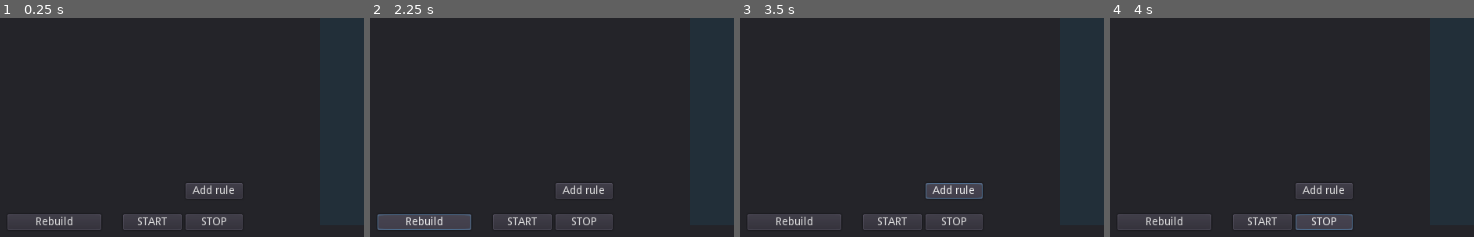
Above: before the commit, frames 1-4 (left to right).
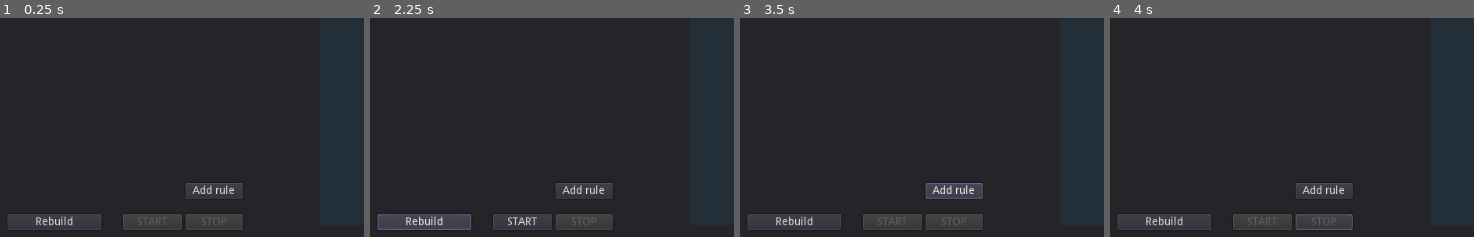
Above: after the commit, the same moments.

Repository: AndyGFX/AGFX_GD3_AntMovement_SIM
Game: Godot game, scene res://MAIN.tscn
The game is run twice, just before and just after one commit, with the same random seed, the same clock (stepped at 60 frames per second) and the same inputs.
Inputs (mouse positions are % of the whole screen's width and height, from its top left):
- Up to frame 1 (0.25 s): no input
- Up to frame 2 (2.25 s): click "Left" at 0.5 s; click "Right" at 1.25 s; click "Rebuild" at 2 s
- Up to frame 3 (3.5 s): click "Add rule" at 2.75 s
- Up to frame 4 (4 s): click (30, 97) at 3.5 s, where only the run before the commit has a clickable "STOP"
The pictures show only the part of the screen within x 0-50%, y 50-100%; the shares and areas given below are measured in that part.

The runs differ from the first frame. In frame 1, 0.3% of the frame differs, in the area x 37-63%, y 90-95%; in frame 2, 0.1%; in frame 3, 0.3%; in frame 4, 0.3%.

Commit message:
Prepare movement

Diff:
--- a/MAIN.gd
+++ b/MAIN.gd
@@ -2,38 +2,154 @@
 
 var itemList;
 var item_tmp = preload("res://Prefabs/ItemTemplate/RuleItem.tscn")
+var rules_loop = []
+var move_vector = Vector2(0,-1)
+
+var ant_pos = Vector2(128,128)
+var paint:Image
+var render:bool = false;
+var sim_step:int = 0
+
+enum eDirection { TO_LEFT = -1, STOP = 0,TO_RIGHT=1 }
 func _ready():
 
 	self.itemList = $Panel/ScrollContainer/ItemList
+	self.paint = Image.new()
+	self.paint.create(256,256,false,Image.FORMAT_RGBA8)
+
+	$"Panel-control/Button-START".disabled = true
+	$"Panel-control/Button-STOP".disabled = true
+
+	self.ResetSim()
 
 	pass
 
 func _process(delta):
+	if (self.render):
+		self.SimStep()
+		var itex = ImageTexture.new()
+		itex.create_from_image(self.paint,0)
+		$Panel/AntArena.set_texture(itex)
+
+
 	pass
 
+func RenameItems():
+	var id = 0
+	for item in get_node("Panel-control/ScrollContainer/ItemList").get_children():
+		item.name = "Item "+String(id)
+		id=id+1
+
+func TurnLeft():
+	var tmp = self.move_vector.x
+	self.move_vector.x = self.move_vector.y
+	self.move_vector.y = -tmp
+
+
+func TurnRight():
+	var tmp = self.move_vector.x
+	self.move_vector.x = -self.move_vector.y
+	self.move_vector.y = tmp
+	print(self.move_vector)
 
 func _on_ButtonBUILD_pressed():
 
+	self.RenameItems()
+
+	self.rules_loop.clear()
+
+	for id in range(0,get_node("Panel-control/ScrollContainer/ItemList").get_child_count()):
+		var item = get_node("Panel-control/ScrollContainer/ItemList/Item "+String(id))
+		var color = item.get_node("ColorPickerButton").get_pick_color()
+		var direction = eDirection.STOP
+		var dir_L = item.get_node("CheckBox-L").pressed
+		var dir_R = item.get_node("CheckBox-R").pressed
+
+		if (dir_L):
+			direction = eDirection.TO_LEFT
+		if (dir_R):
+			direction = eDirection.TO_RIGHT
+
+		var rule = {}
+		rule["Name"] = item.get_name()
+		rule["ID"] = id
+		rule["Color"] = color
+		rule["Direction"] = direction
+		rules_loop.append(rule)
+		print(rule)
+
+	$"Panel-control/Button-START".disabled = false
 	pass # Replace with function body.
 
 
 func _on_ButtonSTART_pressed():
+	self.ResetSim()
+	self.render = true
+	$"Panel-control/Button-START".disabled = true
+	$"Panel-control/Button-STOP".disabled = false
+	$"Panel-control/Button-BUILD".disabled = true
+	$"Panel-control/Button-ADD".disabled = true
 	pass # Replace with function body.
-
 
 func _on_ButtonADD_pressed():
 	var new_rule = item_tmp.instance()
 	var new_itemName = "RuleItem "+String(get_node("Panel-control/ScrollContainer/ItemList").get_child_count()-1)
 	new_rule.name = new_itemName
 	get_node("Panel-control/ScrollContainer/ItemList").add_child(new_rule)
-
-	var id = 0
-	for item in get_node("Panel-control/ScrollContainer/ItemList").get_children():
-		item.name = "Item "+String(id)
-		id=id+1
-
-	pass # Replace with function body.
+	RenameItems()
+	$"Panel-control/Button-START".disabled = true
+	$"Panel-control/Button-STOP".disabled = true
 
 
 func _on_ButtonSTOP_pressed():
+	$"Panel-control/Button-START".disabled = false
+	$"Panel-control/Button-STOP".disabled = true
+	$"Panel-control/Button-BUILD".disabled = false
+	$"Panel-control/Button-ADD".disabled = false
+	self.render = false
 	pass # Replace with function body.
+
+func ResetSim():
+	self.sim_step = 0
+	self.ant_pos = Vector2(128,128)
+	self.paint.lock()
+	for x in range(256):
+		for y in range(256):
+			self.paint.set_pixel(x,y,Color(1,1,1,1))
+	self.paint.unlock()
+	pass
+
+func GetRuleID(c):
+	for rule in self.rules_loop:
+		if rule["Color"]==c:
+			return rule
+
+func SimStep():
+
+	if (ant_pos.x>0 and ant_pos.x<256 and ant_pos.y>0 and ant_pos.y<256):
+
+#		var idx = self.sim_step % self.rules_loop.size()
+#		self.sim_step += 1
+
+		# get direction for current color
+		var current_ant_pos = self.ant_pos
+		var pixel_color = self.paint.get_pixel(current_ant_pos.x,current_ant_pos.y)
+		var rule = self.GetRuleID(pixel_color)
+
+		match rule["Direction"]:
+			eDirection.TO_LEFT: self.TurnLeft()
+			eDirection.TO_RIGHT: self.TurnRight()
+
+		self.ant_pos = self.ant_pos + self.move_vector
+
+		# get color to change current pixel position
+		var idx = (rule["ID"]+1) % self.rules_loop.size()
+		var new_color = self.rules_loop[idx]["Color"]
+
+		self.paint.lock()
+		self.paint.set_pixel(self.ant_pos.x,self.ant_pos.y,new_color)
+		self.paint.unlock()
+
+	else:
+
+		self.render = false
